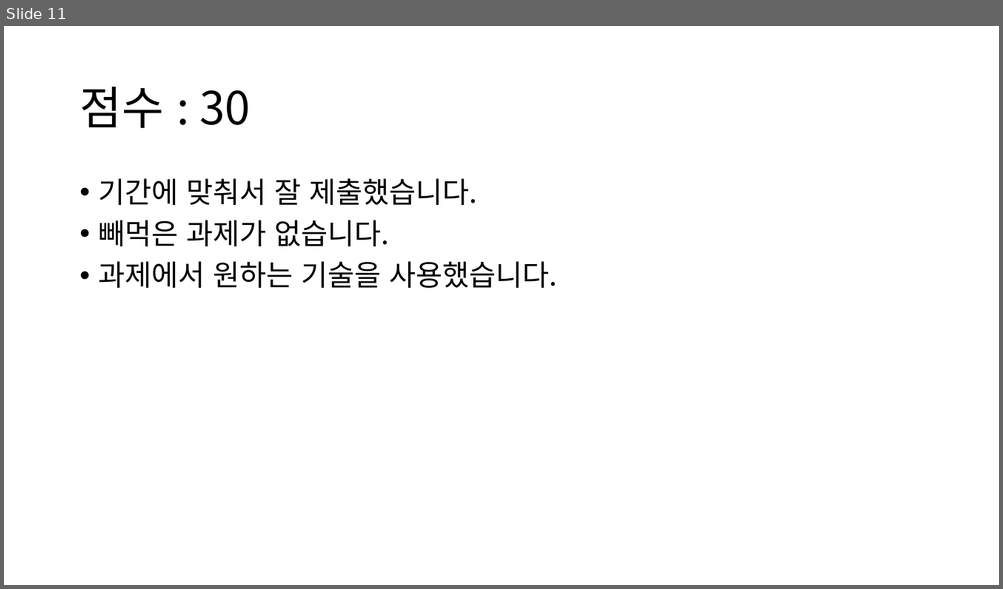
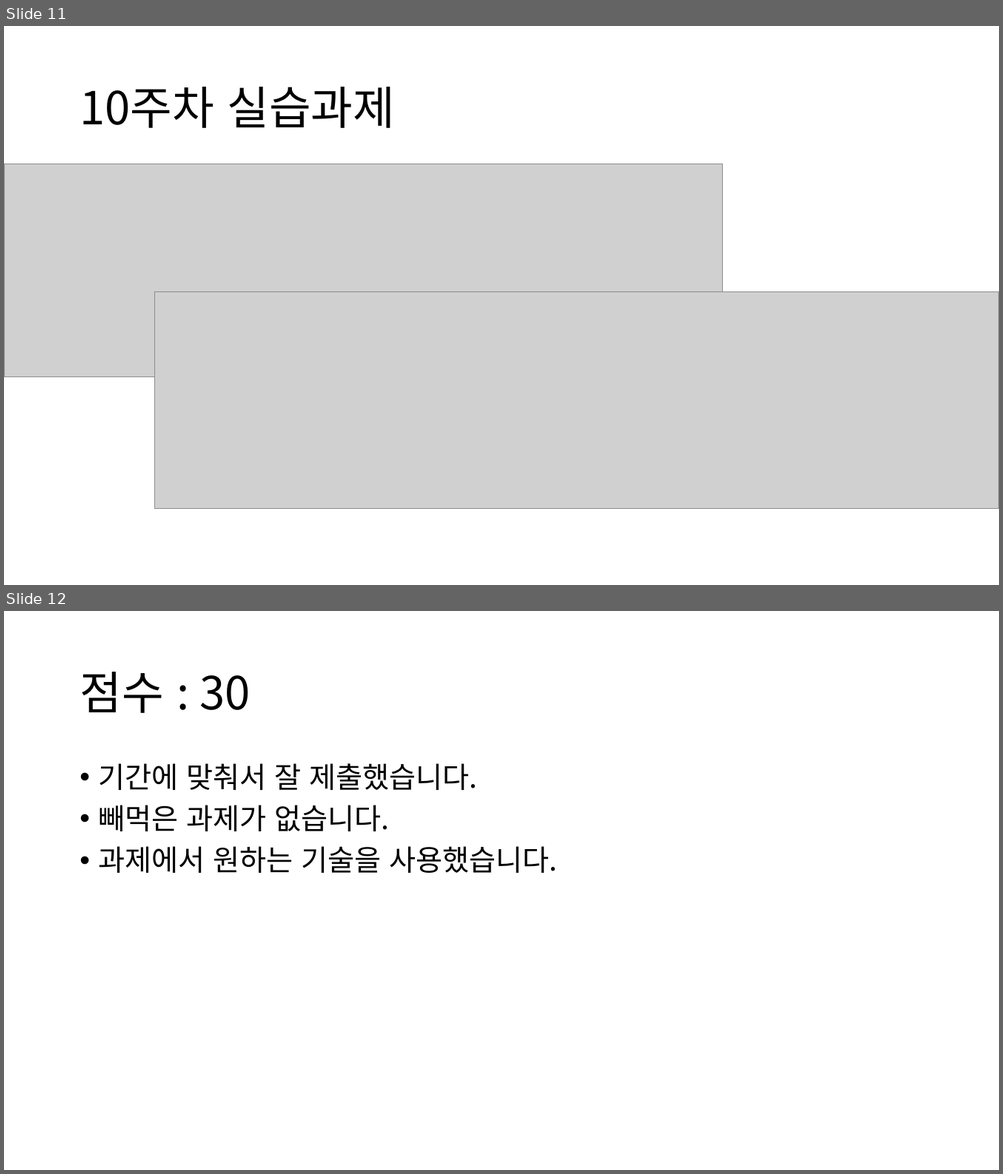
Before and after one commit to GUBBIB/webpgm, a slide deck: 10Week/깃허브 정리/깃허브 정리.pptx. Shown one above the other, each under a label of ours: slide 11 before the commit, slides 11 and 12 after it. The pictures are 1003x589 and 1003x1174 pixels, drawn with LibreOffice and Linux fonts; fonts in the diff are those of the drawing; grey boxes stand for pictures. Boxes give left, top, right and bottom in pixels: in the first picture for what was removed or moved away, otherwise in the second. Text is boxed around its words. In the diff, an @@ line names an element or a change of style, - is before the commit and + after.

```diff
--- a/10Week/깃허브 정리/깃허브 정리.pptx
+++ b/10Week/깃허브 정리/깃허브 정리.pptx
@@ slide 11 added at (4,26,999,585), background #FFFFFF @@
@@ title added at (79,87,395,128), 44 pt, text #000000 @@
+10주차 실습과제
@@ picture added at (4,164,723,377) @@
@@ picture added at (155,292,999,508) @@
@@ what was slide 11 is now slide 12 @@
```
Also in this commit, not shown: 17 other files.
